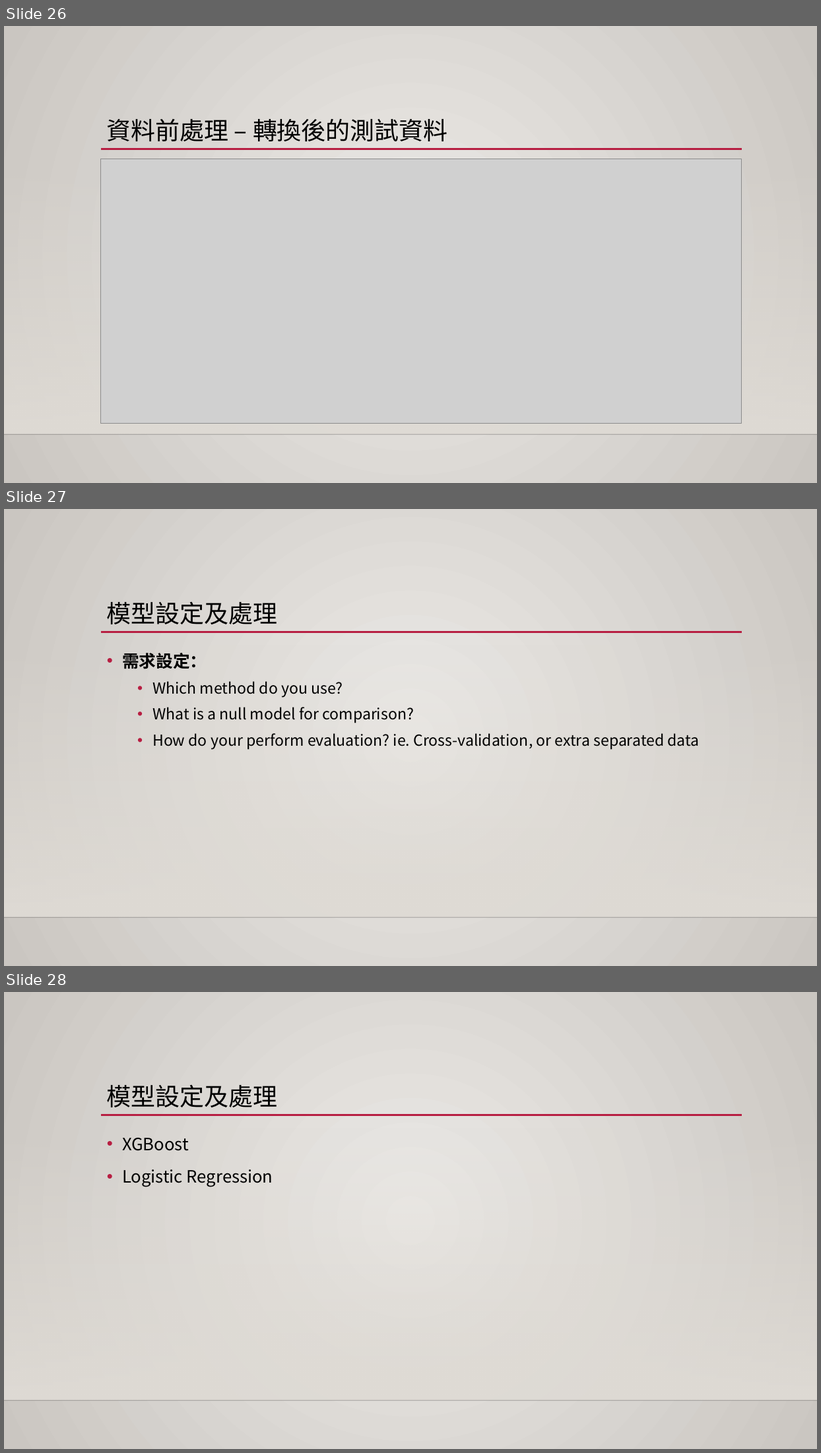
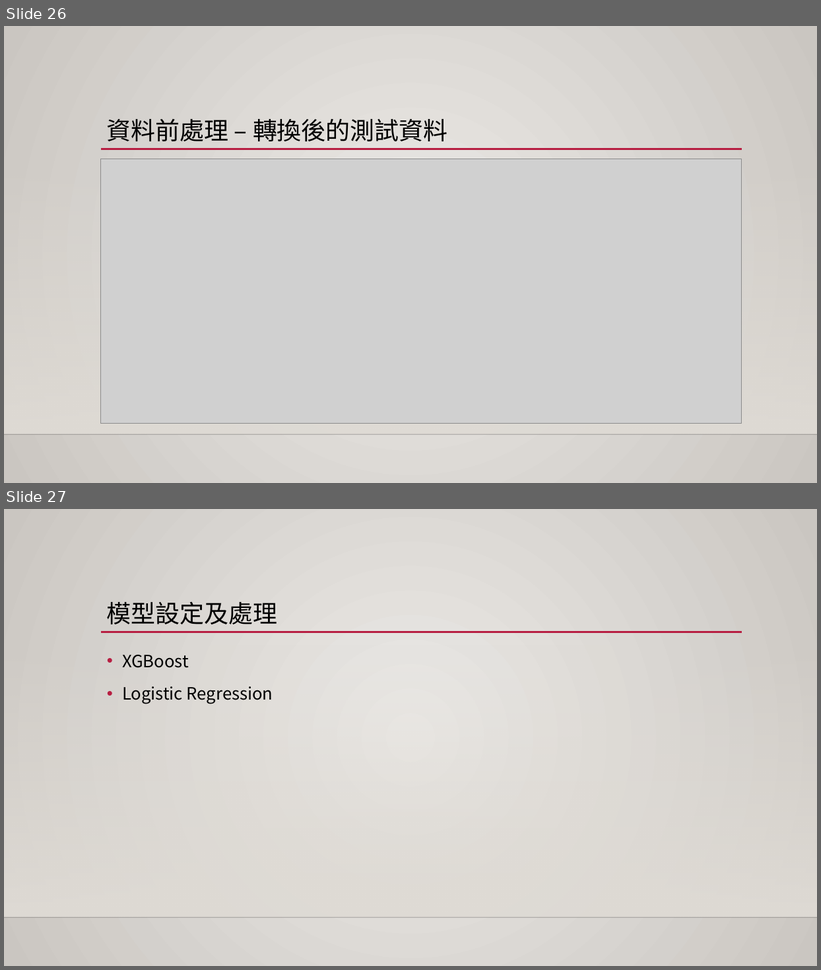
Before and after one commit to 1082-datascience/finalproject-finalproject-1082ds_group3, a slide deck: docs/1082_datascience_FP_3.pptx. Shown one above the other, each under a label of ours: slides 26, 27 and 28 before the commit, slides 26 and 27 after it. The pictures are 821x1453 and 821x970 pixels, drawn with LibreOffice and Linux fonts; fonts in the diff are those of the drawing; grey boxes stand for pictures; background and template pictures are left out. Boxes give left, top, right and bottom in pixels: in the first picture for what was removed or moved away, otherwise in the second. Text is boxed around its words. In the diff, an @@ line names an element or a change of style, - is before the commit and + after.

```diff
--- a/docs/1082_datascience_FP_3.pptx
+++ b/docs/1082_datascience_FP_3.pptx
@@ slide 27 removed at <box>4,509,817,966</box>, background gradient #ECEAE7 to #CAC7C1; not listed: 3 template elements that a slide beside it also shows @@
@@ title removed at <box>107,602,278,625</box> @@
-模型設定及處理
@@ text removed at <box>122,653,700,750</box> @@
-• 需求設定：
-  • Which method do you use?
-  • What is a null model for comparison?
-  • How do your perform evaluation? ie. Cross-validation, or extra separated data
@@ what was slide 28 is now slide 27 @@
```
Also in this commit, not shown: 2 slides changed, 1 other slide removed, 2 other files.
